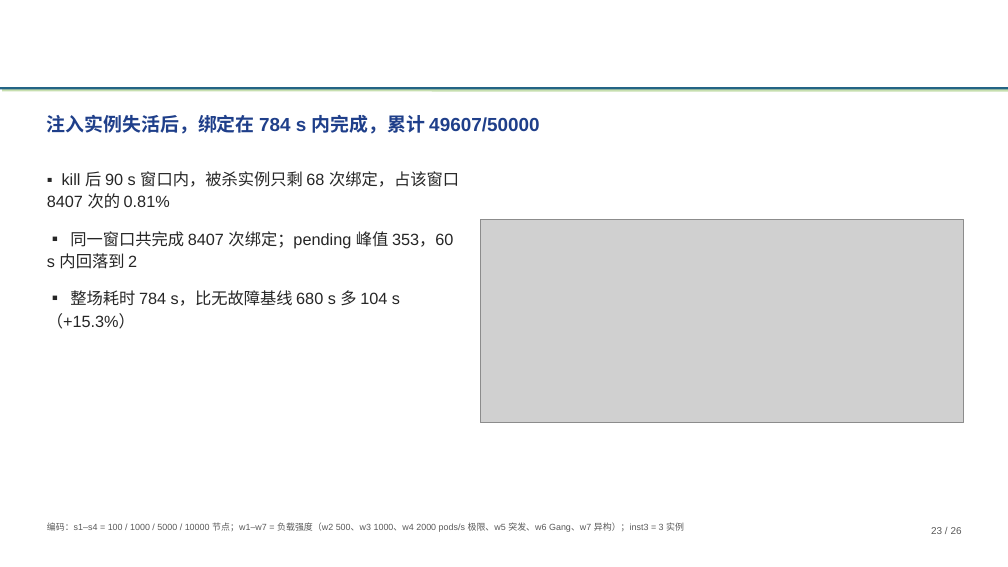
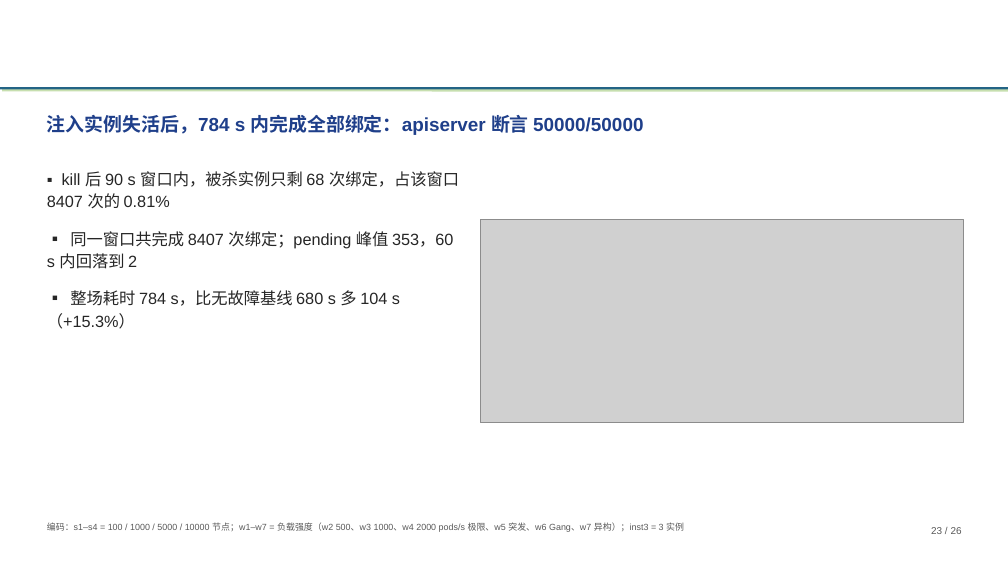
Before and after one commit to tengfei86/godel-scheduler, a slide deck: slide 23 of docs/thesis/defense/基于etcd的分布式Kubernetes调度器研究与实现-高铜.pptx. Drawn at 1008x567 pixels with LibreOffice and Linux fonts; fonts in the diff are those of the drawing; grey boxes stand for pictures; background and template pictures are left out. Boxes give left, top, right and bottom in pixels: in the first picture for what was removed or moved away, otherwise in the second. Text is boxed around its words. In the diff, an @@ line names an element or a change of style, - is before the commit and + after.

```diff
--- a/docs/thesis/defense/基于etcd的分布式Kubernetes调度器研究与实现-高铜.pptx
+++ b/docs/thesis/defense/基于etcd的分布式Kubernetes调度器研究与实现-高铜.pptx
@@ text at box(47, 115, 643, 135): text changed @@
-注入实例失活后，绑定在 784 s 内完成，累计 49607/50000
+注入实例失活后，784 s 内完成全部绑定：apiserver 断言 50000/50000
```
Also in this commit, not shown: 2 other files.
